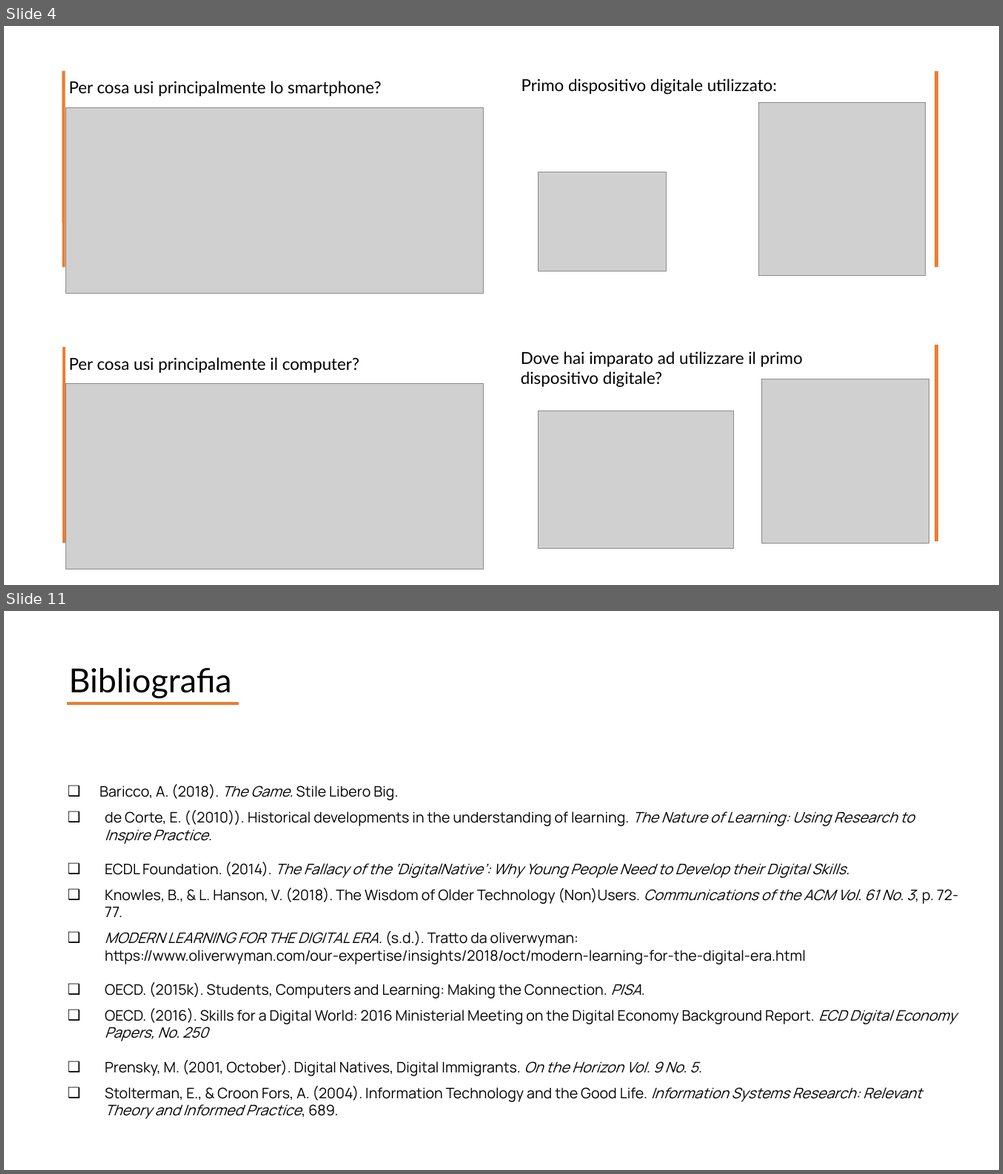
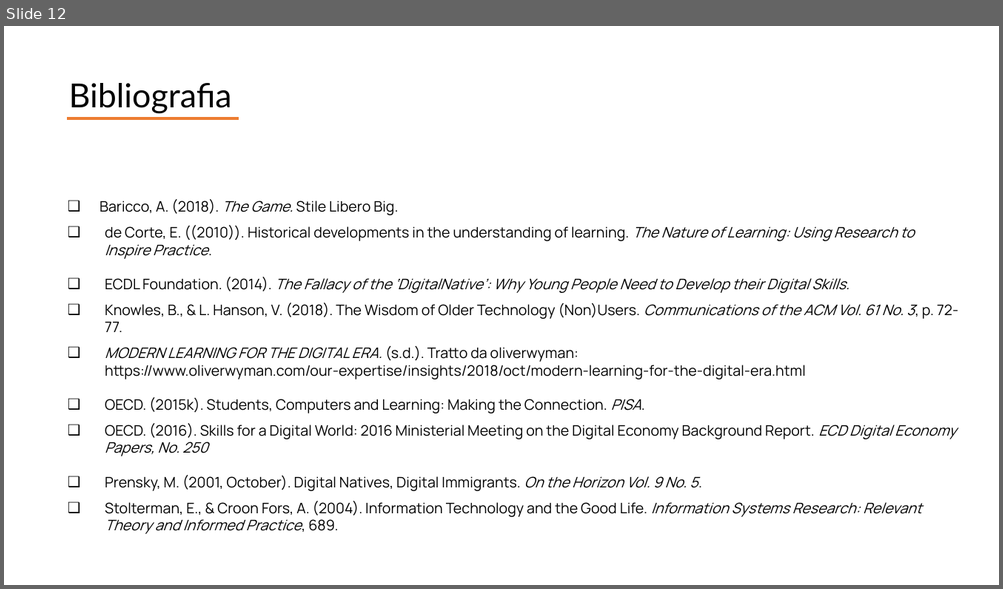
Before and after one commit to giocoal/air-quality-milano-interactive-data-visualization-tableau, a slide deck: Report/Report_progetto_Carbone_Cavallaro_Marconzini_Scuri.pptx. Shown one above the other, each under a label of ours: slides 4 and 11 before the commit, slide 12 after it; the slides between them are not shown. The pictures are 1003x1174 and 1003x589 pixels, drawn with LibreOffice and Linux fonts; fonts in the diff are those of the drawing; grey boxes stand for pictures. Boxes give left, top, right and bottom in pixels: in the first picture for what was removed or moved away, otherwise in the second. Text is boxed around its words. In the diff, an @@ line names an element or a change of style, - is before the commit and + after.

```diff
--- a/Report/Report_progetto_Carbone_Cavallaro_Marconzini_Scuri.pptx
+++ b/Report/Report_progetto_Carbone_Cavallaro_Marconzini_Scuri.pptx
@@ slide 4 removed at box(4, 26, 999, 585), background #FFFFFF @@
@@ line removed from (64, 70) to (64, 267) @@
@@ text removed at box(69, 81, 381, 96) @@
-Per cosa usi principalmente lo smartphone?
@@ text removed at box(521, 79, 777, 94) @@
-Primo dispositivo digitale utilizzato:
@@ line removed from (936, 70) to (936, 267) @@
@@ picture removed at box(66, 107, 483, 293) @@
@@ picture removed at box(758, 103, 925, 276) @@
@@ picture removed at box(538, 173, 666, 272) @@
@@ line removed from (64, 348) to (64, 544) @@
@@ text removed at box(69, 358, 359, 373) @@
-Per cosa usi principalmente il computer?
@@ text removed at box(521, 352, 802, 387) @@
-Dove hai imparato ad utilizzare il primo dispositivo digitale?
@@ line removed from (936, 346) to (936, 542) @@
@@ picture removed at box(762, 380, 929, 544) @@
@@ picture removed at box(66, 384, 483, 570) @@
@@ picture removed at box(538, 412, 734, 549) @@
@@ what was slide 11 is now slide 12 @@
```
Also in this commit, not shown: 3 slides changed, 8 slides added, 6 other slides removed, 8 other files.
